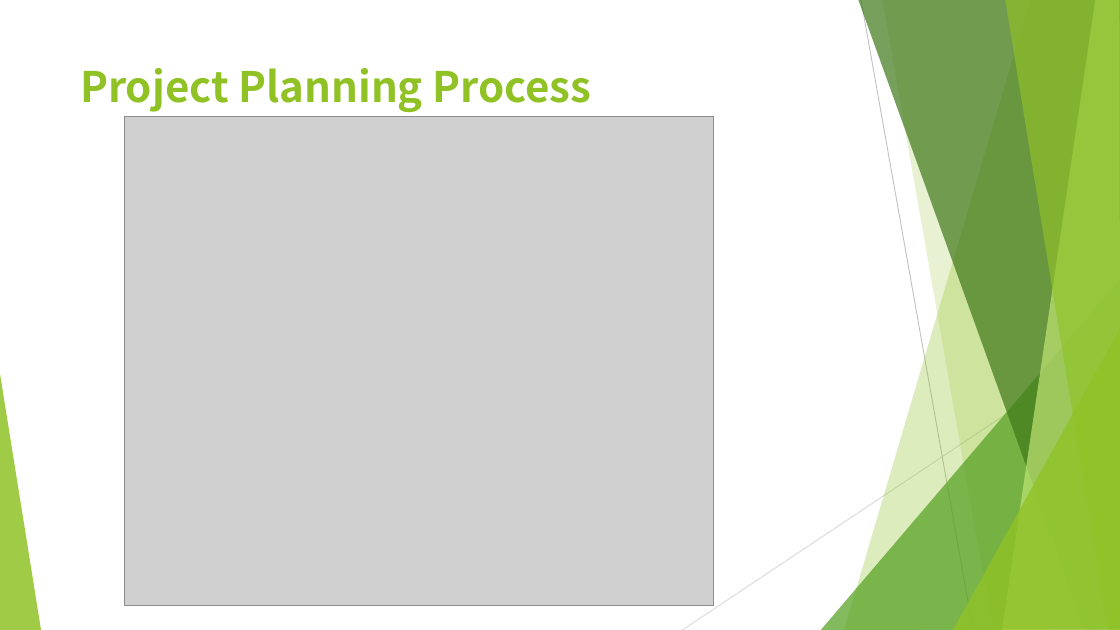
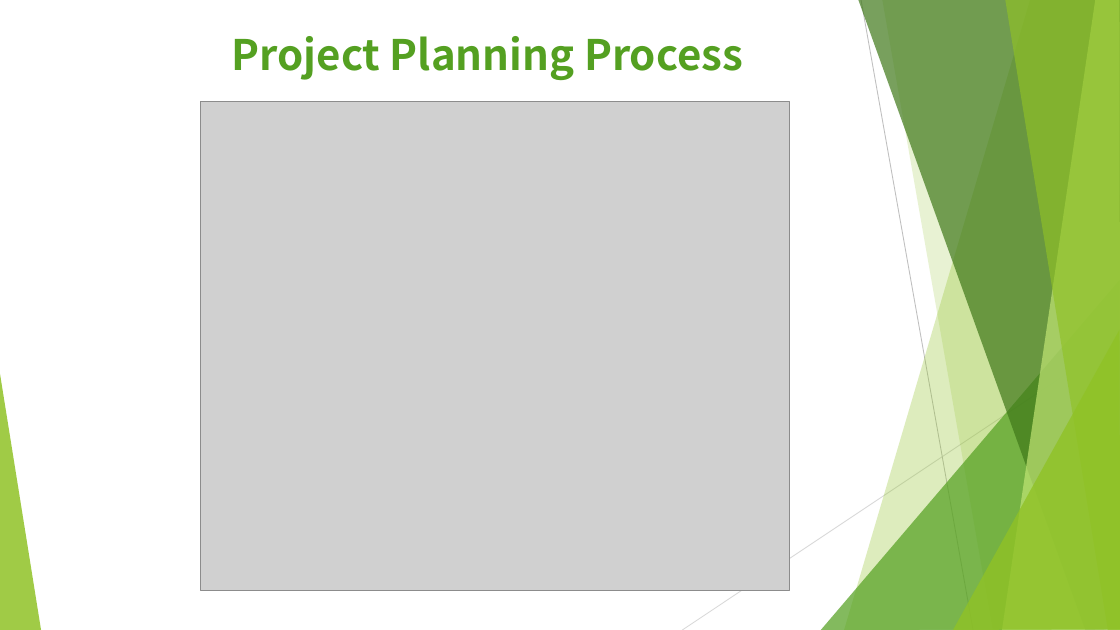
Before and after one commit to hkuspace-pu/comp2003hk-2526-group-group5, a slide deck: slide 2 of Computing Group Project_Group 5_V6.pptx. Drawn at 1120x630 pixels with LibreOffice and Linux fonts; fonts in the diff are those of the drawing; grey boxes stand for pictures. Boxes give left, top, right and bottom in pixels: in the first picture for what was removed or moved away, otherwise in the second. Text is boxed around its words. In the diff, an @@ line names an element or a change of style, - is before the commit and + after.

Commit message:
PPT V6
Updated P.3

```diff
--- a/Computing Group Project_Group 5_V6.pptx
+++ b/Computing Group Project_Group 5_V6.pptx
@@ title "Project Planning Process": place and size @@
-title "Project Planning Process" at <box>80,68,592,112</box>
+title "Project Planning Process" at <box>232,36,743,81</box>
@@ title "Project Planning Process" at <box>232,36,743,81</box>: text colour #90C226 to #54A021; alignment left to centre @@
@@ picture: place and size @@
-picture at <box>124,117,713,606</box>
+picture at <box>201,102,790,591</box>
```
Also in this commit, not shown: 1 other slide changed, 1 slide added, 3 slides removed.
